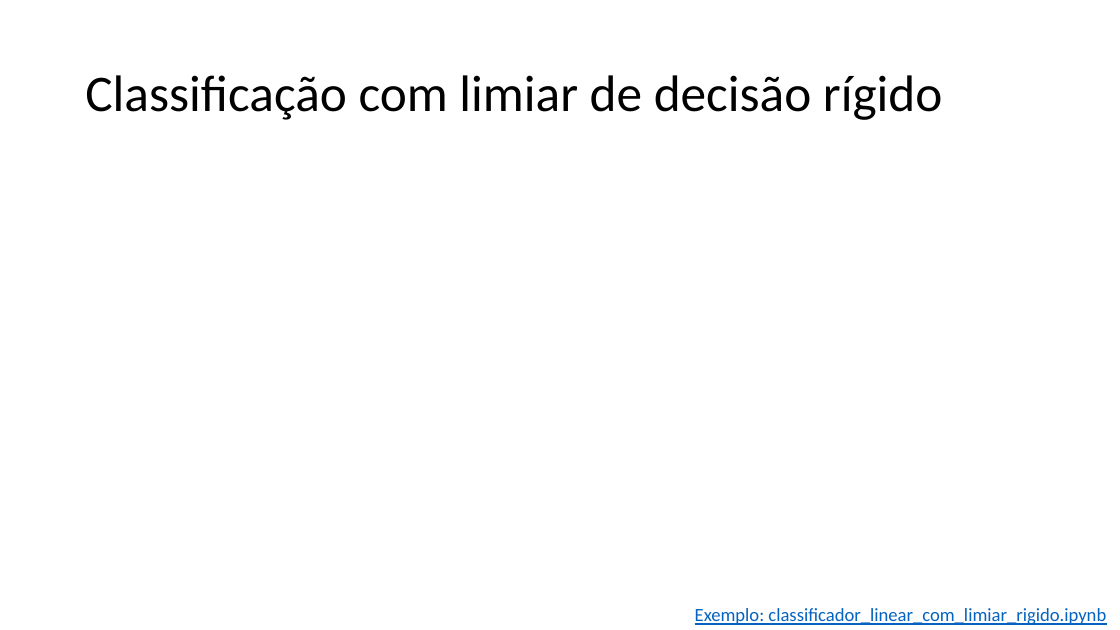
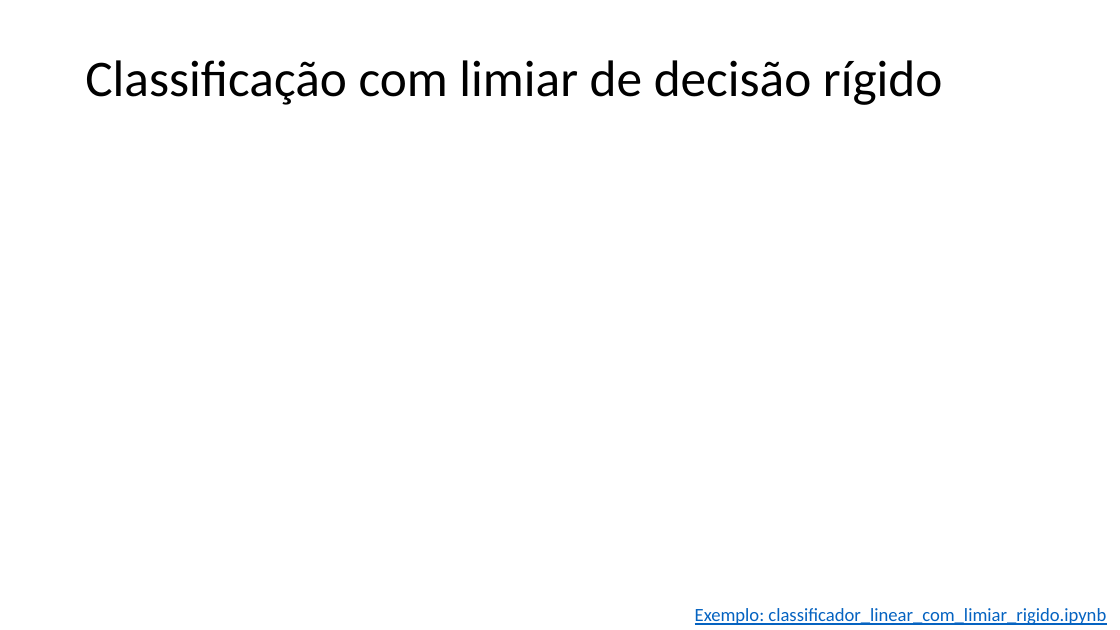
Before and after one commit to zz4fap/t320_aprendizado_de_maquina, a slide deck: slide 10 of slides/T320_Classificação (Parte II).pptx. Drawn at 1120x630 pixels with LibreOffice and Linux fonts; fonts in the diff are those of the drawing; grey boxes stand for pictures. Boxes give left, top, right and bottom in pixels: in the first picture for what was removed or moved away, otherwise in the second. Text is boxed around its words. In the diff, an @@ line names an element or a change of style, - is before the commit and + after.

```diff
--- a/slides/T320_Classificação (Parte II).pptx
+++ b/slides/T320_Classificação (Parte II).pptx
@@ title "Classificação com limiar de decisão ...": place and size @@
-title "Classificação com limiar de decisão ..." at (85, 75, 943, 120)
+title "Classificação com limiar de decisão ..." at (85, 60, 943, 105)
```
Also in this commit, not shown: 1 other slide changed, 2 other files.
